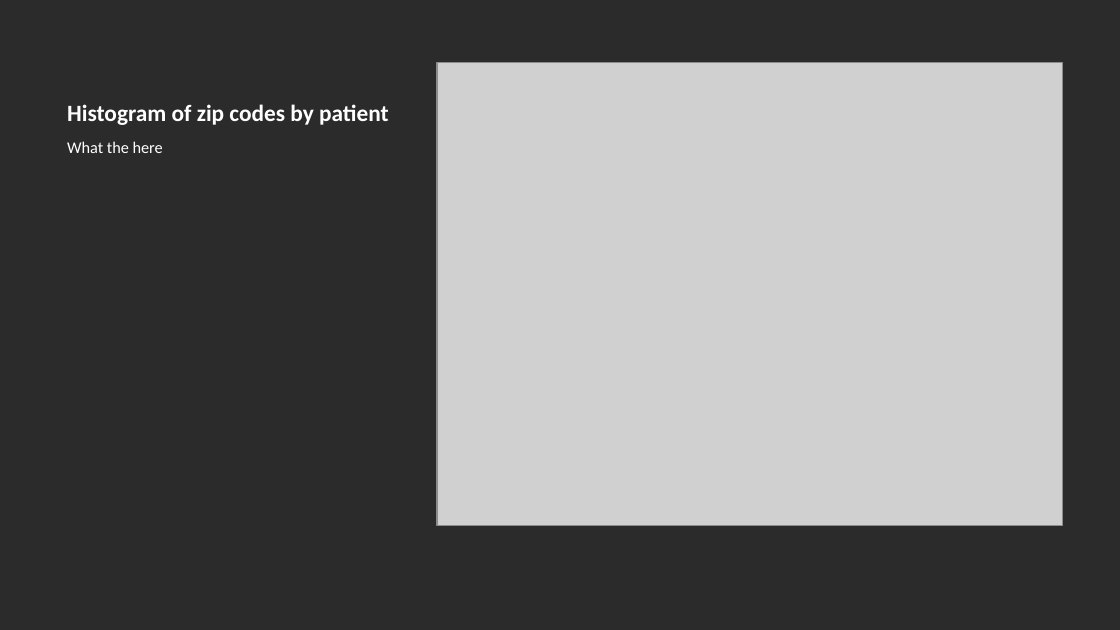
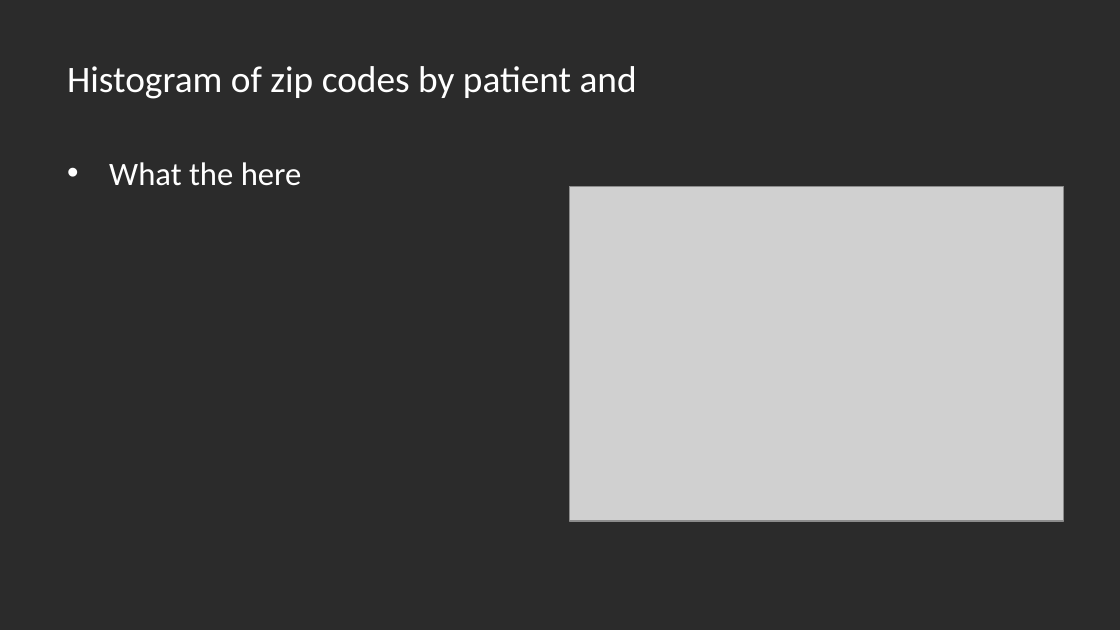
Before and after one commit to thadryanjs/presentations, a slide deck: slide 12 of Rotation1/Rotation1.pptx (slide 8 before the commit). Drawn at 1120x630 pixels with LibreOffice and Linux fonts; fonts in the diff are those of the drawing; grey boxes stand for pictures; background and template pictures are left out; a plain dark background stands for a picture behind light text. Boxes give left, top, right and bottom in pixels: in the first picture for what was removed or moved away, otherwise in the second. Text is boxed around its words. In the diff, an @@ line names an element or a change of style, - is before the commit and + after.

```diff
--- a/Rotation1/Rotation1.pptx
+++ b/Rotation1/Rotation1.pptx
@@ title "Histogram of zip codes by ..." at (x1=67, y1=66, x2=637, y2=99): vertical alignment bottom to middle @@
@@ title at (x1=67, y1=66, x2=637, y2=99): text changed; size 15 to 24 pt; bold off @@
-Histogram of zip codes by patient
+Histogram of zip codes by patient and
@@ text "What the here" moved from (x1=67, y1=141, x2=163, y2=153) to (x1=109, y1=162, x2=302, y2=186) @@
@@ text "What the here" at (x1=109, y1=162, x2=302, y2=186): size 10.5 to 21 pt; bullet none to •; more space between paragraphs @@
@@ picture resized from (x1=437, y1=63, x2=1062, y2=526) to (x1=569, y1=187, x2=1064, y2=522) @@
```
Also in this commit, not shown: 2 other slides changed, 8 slides added, 1 slide removed, 1 other file.
